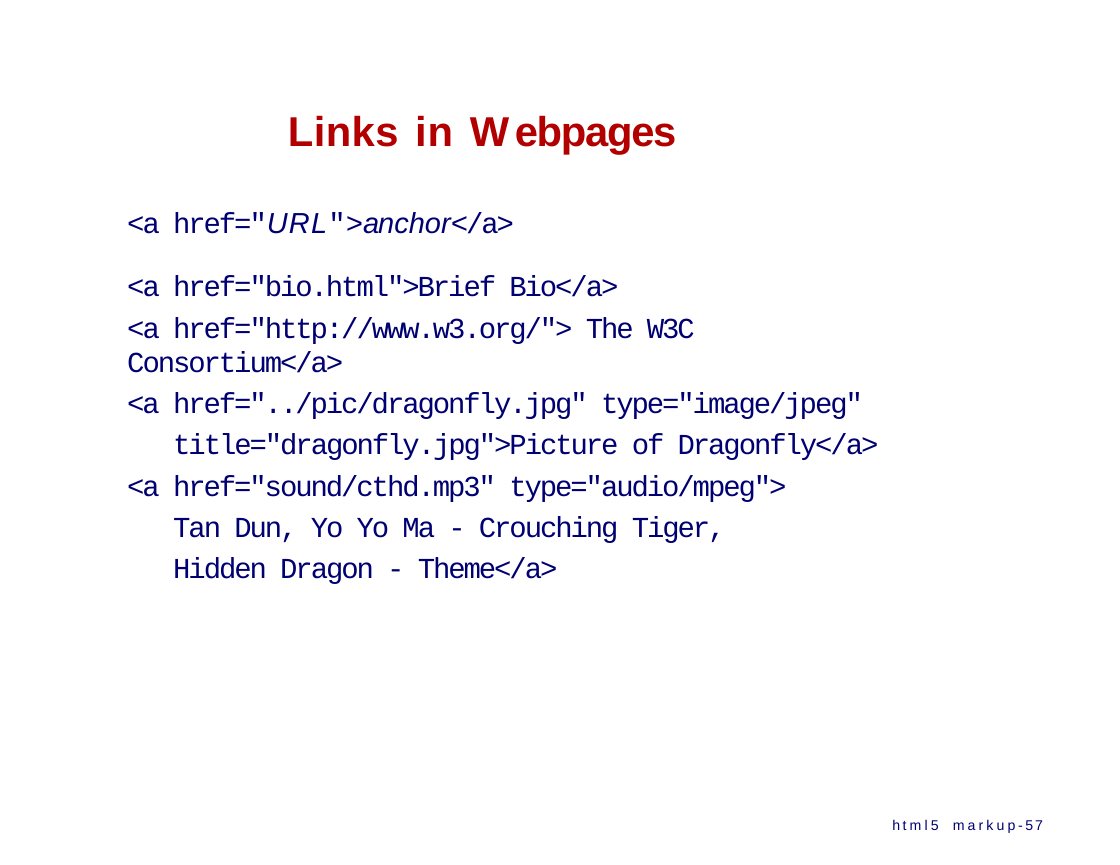
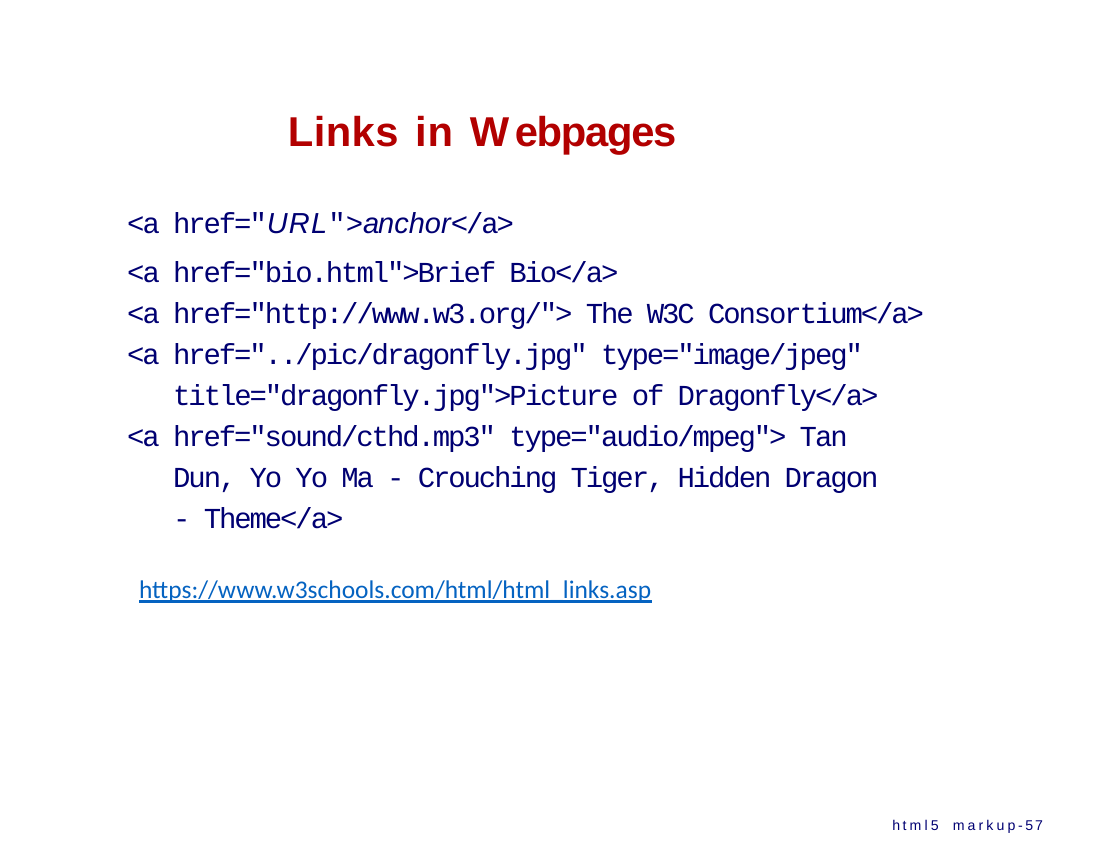
Before and after one commit to ppawar/ppawar.github.io, a slide deck: slide 57 of Spring2020/CSE102-S20/lectures/CSE102_S20_HTML.pptx. Drawn at 1120x865 pixels with LibreOffice and Linux fonts; fonts in the diff are those of the drawing. Boxes give left, top, right and bottom in pixels: in the first picture for what was removed or moved away, otherwise in the second. Text is boxed around its words. In the diff, an @@ line names an element or a change of style, - is before the commit and + after.

```diff
--- a/Spring2020/CSE102-S20/lectures/CSE102_S20_HTML.pptx
+++ b/Spring2020/CSE102-S20/lectures/CSE102_S20_HTML.pptx
@@ text "<a href="URL">anchor</a>" rewrapped from (127,212,879,543) to (127,212,924,529) @@
@@ text added at (139,580,651,603), 18 pt, text #0563C1, underline @@
+https://www.w3schools.com/html/html_links.asp
```
Also in this commit, not shown: 23 other slides changed, 1 slide added, 1 slide removed, 3 other files.
